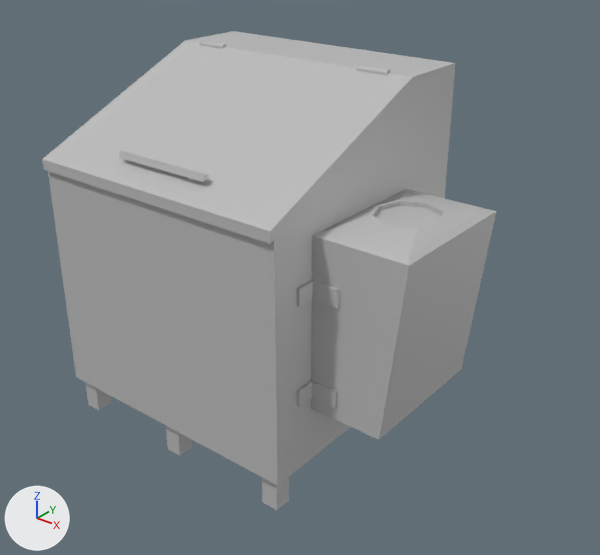
The glTF model assets/3d/structures/community_waste_bin/sm_wastebin_empty.gltf as it was, and as the next commit left it.
Camera for both pictures: a camera (50 mm lens) standing at (1.346, -1.63, 1.48) and looking at (0.04, 0.002, 0.468). Arrows for +X, +Y and +Z are at lower left; the lights stay in place. Vertices at the same position are counted once.

In view in the first picture: 'wastebin_empty'.
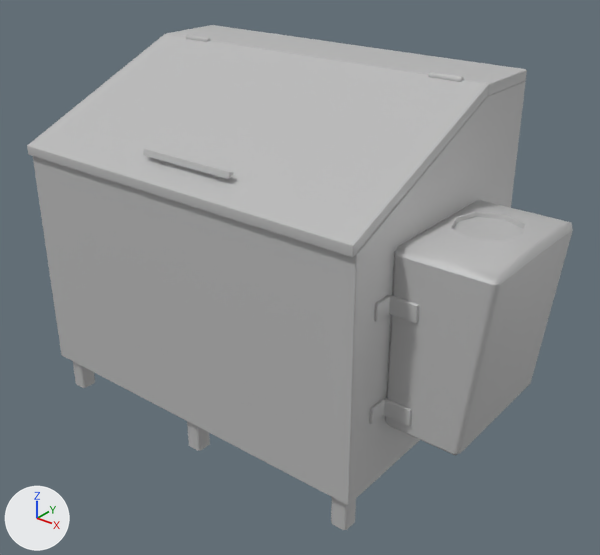
Pixel boxes (x1, y1, x2, y2) of what changed, in the pictures (600 x 555 px):
'wastebin_empty', reshaped (20% wider)
    before: (42, 31, 497, 510)
    after: (27, 25, 573, 530)
part 1 of me_wastebin_empty, rebuilt (21% wider)
    before: (48, 74, 455, 486)
    after: (33, 81, 526, 505)
part 2 of me_wastebin_empty, rebuilt (24% wider, 10% taller)
    before: (42, 41, 413, 244)
    after: (27, 34, 488, 257)
part 3 of me_wastebin_empty, rebuilt (34% wider, 24% taller)
    before: (185, 31, 455, 88)
    after: (166, 25, 527, 96)
part 4 of me_wastebin_empty, deleted
    before: (85, 40, 391, 510)
part 5 of me_wastebin_empty, built on
    before: (311, 189, 497, 440)
    after: (73, 34, 573, 530)

The change, as a list of edits to the scene's bpy script:
```text
Change me_wastebin_empty:
    used by ob_wastebin_empty; location = (0.0, 0.0, 0.0)
    remove me_wastebin_empty.from_pydata(...)  # 262 vertices, 434 faces; spans x -0.531..0.531, y -0.387..0.375, z 0.0..1.037
    add me_wastebin_empty.from_pydata(...)  # 529 vertices, 872 faces; spans x -0.671..0.713, y -0.339..0.424, z 0.0..1.037
    me_wastebin_empty part 1: the loose piece of 24 vertices spanning x -0.531..0.27, y -0.375..0.375, z 0.1..1.0 is rebuilt with 47 vertices and now spans x -0.671..0.453, y -0.326..0.424, z 0.1..1.0
    me_wastebin_empty part 2: the loose piece of 8 vertices spanning x -0.531..0.27, y -0.387..0.161, z 0.765..1.029 is rebuilt with 22 vertices and now spans x -0.671..0.453, y -0.339..0.21, z 0.766..1.027
    me_wastebin_empty part 3: the loose piece of 8 vertices spanning x -0.531..0.27, y 0.161..0.375, z 1.0..1.029 is rebuilt with 20 vertices and now spans x -0.671..0.453, y 0.21..0.423, z 1.0..1.029
    me_wastebin_empty part 4: 15 loose pieces with 172 vertices, spanning x -0.512..0.352, y -0.359..0.359, z 0.0..1.037, are deleted
    me_wastebin_empty part 5: 50 vertices removed from x 0.272..0.531, y -0.243..0.159, z 0.262..0.761; 440 vertices added at x -0.643..0.713, y -0.31..0.407, z 0.0..1.037
    me_wastebin_empty part 6: the surface is now shaded smooth
```
